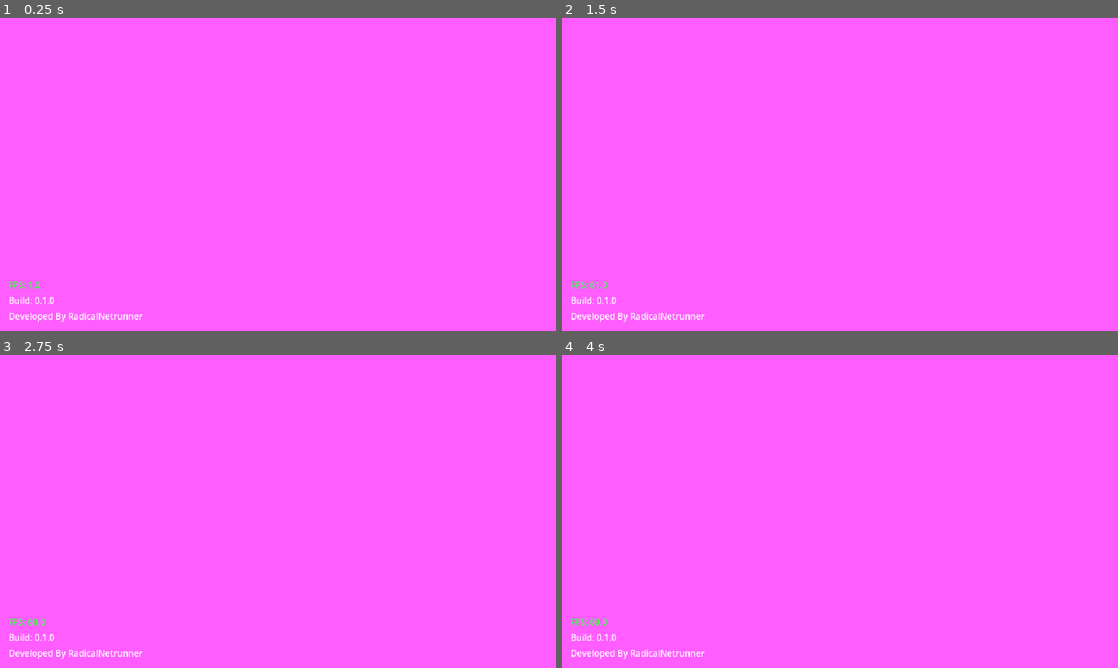
Above: before the commit, frames 1-4 (two rows, left to right).
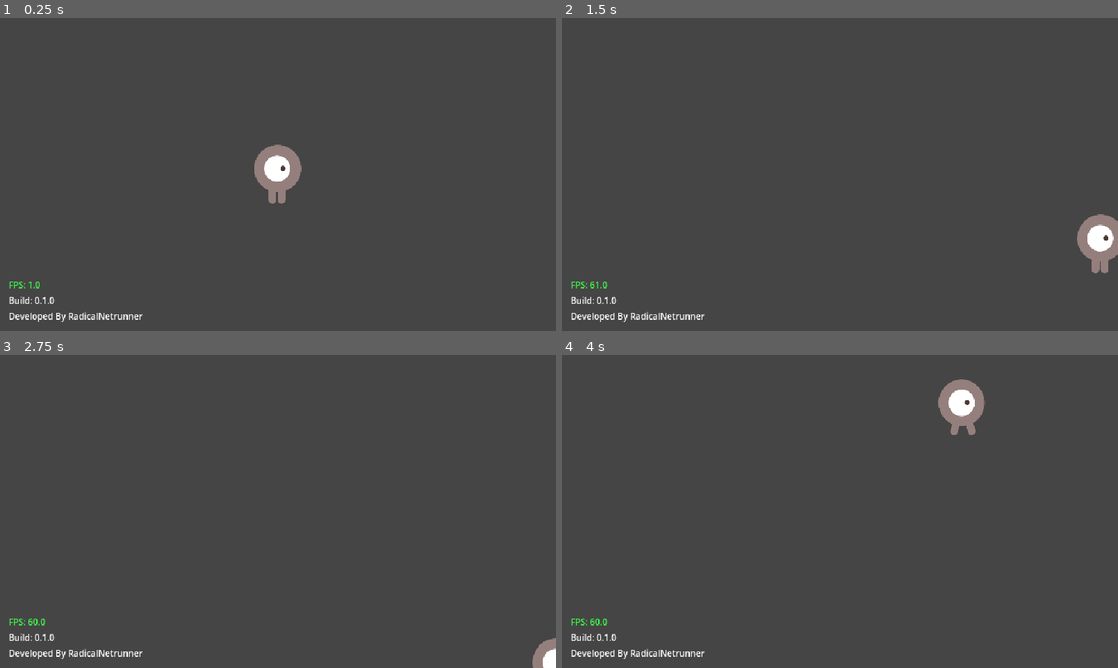
Above: after the commit, the same moments.

Repository: mcneiljv/godot-base-template
Game: Godot game, scene res://src/core/main_game/main.tscn
Same seed, same stepped clock (60 frames per second), same inputs: the game is played once before the commit and once after it. Before the commit the project starts from res://scenes/main.tscn.
Inputs:
- Up to frame 1 (0.25 s): no input
- Up to frame 2 (1.5 s): tap Enter at 0.5 s; hold D (move_right) 0.53-1.28 s; hold S (move_down) from 1.28 s (still down)
- Up to frame 3 (2.75 s): tap Space at 2 s; release S (move_down) at 2.03 s; hold D (move_right) from 2.03 s (still down)
- Up to frame 4 (4 s): release D (move_right) at 2.78 s; hold W (move_up) 2.78-3.53 s; hold A (move_left) from 3.53 s (still down)

The runs differ from the first frame. In frame 1, 100% of the frame differs, in the area x 0-100%, y 0-100%; in frame 2, 100%; in frame 3, 100%; in frame 4, 100%.

Commit message:
Add player scene and functionality; Change file structure

Diff:
--- a/scenes/main.tscn
+++ b/src/core/main_game/main.tscn
@@ -1,10 +1,14 @@
 [gd_scene format=3 uid="uid://dit32yg2dnkou"]
 
-[ext_resource type="PackedScene" uid="uid://cnih6qr78gvty" path="res://scenes/debug.tscn" id="1_o5qli"]
+[ext_resource type="PackedScene" uid="uid://cnih6qr78gvty" path="res://src/debug/debug_overlay.tscn" id="1_l4v7s"]
+[ext_resource type="PackedScene" uid="uid://c6257x7v2bcq8" path="res://src/gameplay/player/player.tscn" id="2_8jwtq"]
 
 [node name="MainGame" type="Node2D" unique_id=538287684]
 
+[node name="Player" parent="." unique_id=732587848 instance=ExtResource("2_8jwtq")]
+
 [node name="MainCanvas" type="CanvasLayer" parent="." unique_id=2084581224]
+layer = -1
 
 [node name="ColorRect" type="ColorRect" parent="MainCanvas" unique_id=1584238161]
 anchors_preset = 15
@@ -12,11 +16,11 @@
 anchor_bottom = 1.0
 grow_horizontal = 2
 grow_vertical = 2
-color = Color(1, 0.3647059, 1, 1)
+color = Color(0.27204677, 0.2720468, 0.2720468, 1)
 
 [node name="DebugLayer" type="CanvasLayer" parent="." unique_id=428591197]
 
-[node name="DebugTextOverlay" parent="DebugLayer" unique_id=361554405 instance=ExtResource("1_o5qli")]
+[node name="DebugTextOverlay" parent="DebugLayer" unique_id=361554405 instance=ExtResource("1_l4v7s")]
 anchors_preset = 2
 anchor_top = 1.0
 anchor_bottom = 1.0
--- a/scenes/debug.tscn
+++ b/src/debug/debug_overlay.tscn
@@ -1,11 +1,11 @@
 [gd_scene format=3 uid="uid://cnih6qr78gvty"]
 
-[ext_resource type="Script" uid="uid://bowsuv2jmkr14" path="res://scripts/debug_overlay.gd" id="1_lgrwq"]
+[ext_resource type="Script" uid="uid://bowsuv2jmkr14" path="res://src/debug/debug_overlay.gd" id="1_eudbk"]
 
 [node name="DebugTextOverlay" type="Control" unique_id=361554405]
 layout_mode = 3
 anchors_preset = 0
-script = ExtResource("1_lgrwq")
+script = ExtResource("1_eudbk")
 
 [node name="MarginContainer" type="MarginContainer" parent="." unique_id=1879910894]
 layout_mode = 0
--- /dev/null
+++ b/src/gameplay/player/player.gd
@@ -0,0 +1,36 @@
+extends Area2D
+
+@export var player_speed: int = 400
+var screen_size
+
+@onready var sprite: AnimatedSprite2D = $AnimatedSprite2D
+
+
+# Called when the node enters the scene tree for the first time.
+func _ready() -> void:
+	screen_size = get_viewport_rect().size
+	print("screen_size", screen_size)
+	# spawns the player in the center of the screen
+	position = screen_size / 2
+
+
+# Called every frame. 'delta' is the elapsed time since the previous frame.
+func _process(delta: float) -> void:
+	var velocity = Vector2.ZERO  # The player's movement vector.
+	if Input.is_action_pressed("move_right"):
+		velocity.x += 1
+	if Input.is_action_pressed("move_left"):
+		velocity.x -= 1
+	if Input.is_action_pressed("move_down"):
+		velocity.y += 1
+	if Input.is_action_pressed("move_up"):
+		velocity.y -= 1
+
+	if velocity.length() > 0:
+		velocity = velocity.normalized() * player_speed
+		sprite.play()
+	else:
+		sprite.stop()
+
+	position += velocity * delta
+	position = position.clamp(Vector2.ZERO, screen_size)
--- /dev/null
+++ b/src/gameplay/player/player.tscn
@@ -0,0 +1,35 @@
+[gd_scene format=3 uid="uid://c6257x7v2bcq8"]
+
+[ext_resource type="Texture2D" uid="uid://c63xuyv8k2w2c" path="res://assets/art/characters/player/player_walk1.png" id="1_64h4j"]
+[ext_resource type="Script" uid="uid://bijcb1qud5xp6" path="res://src/gameplay/player/player.gd" id="1_k2146"]
+[ext_resource type="Texture2D" uid="uid://bw5bu81m0djhd" path="res://assets/art/characters/player/player_walk2.png" id="2_k2146"]
+
+[sub_resource type="SpriteFrames" id="SpriteFrames_slirq"]
+animations = [{
+"frames": [{
+"duration": 1.0,
+"texture": ExtResource("1_64h4j")
+}, {
+"duration": 1.0,
+"texture": ExtResource("2_k2146")
+}],
+"loop": 1,
+"name": &"walk",
+"speed": 5.0
+}]
+
+[sub_resource type="CapsuleShape2D" id="CapsuleShape2D_slirq"]
+radius = 54.0
+height = 140.0
+
+[node name="Player" type="Area2D" unique_id=732587848]
+script = ExtResource("1_k2146")
+metadata/_edit_group_ = true
+
+[node name="AnimatedSprite2D" type="AnimatedSprite2D" parent="." unique_id=1486708778]
+scale = Vector2(0.5, 0.5)
+sprite_frames = SubResource("SpriteFrames_slirq")
+animation = &"walk"
+
+[node name="CollisionShape2D" type="CollisionShape2D" parent="." unique_id=906477150]
+shape = SubResource("CapsuleShape2D_slirq")
Renamed: scripts/debug_overlay.gd -> src/debug/debug_overlay.gd
Renamed: scripts/debug_overlay.gd.uid -> src/debug/debug_overlay.gd.uid
Not shown, added: src/gameplay/player/player.gd.uid
